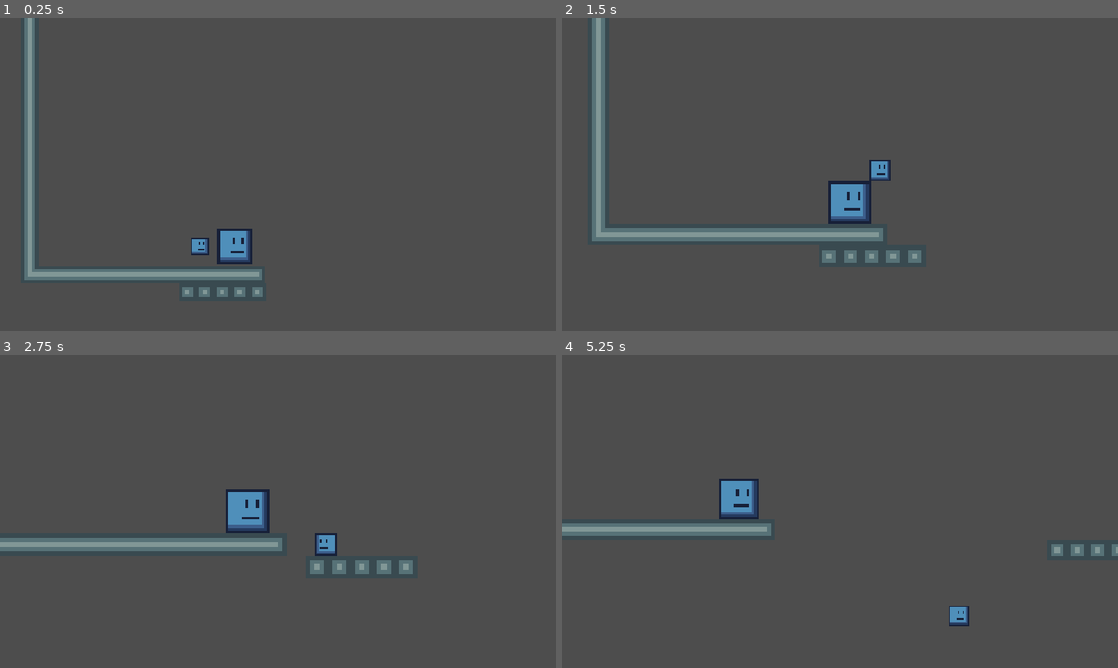
Above: before the commit, frames 1-4 (two rows, left to right).
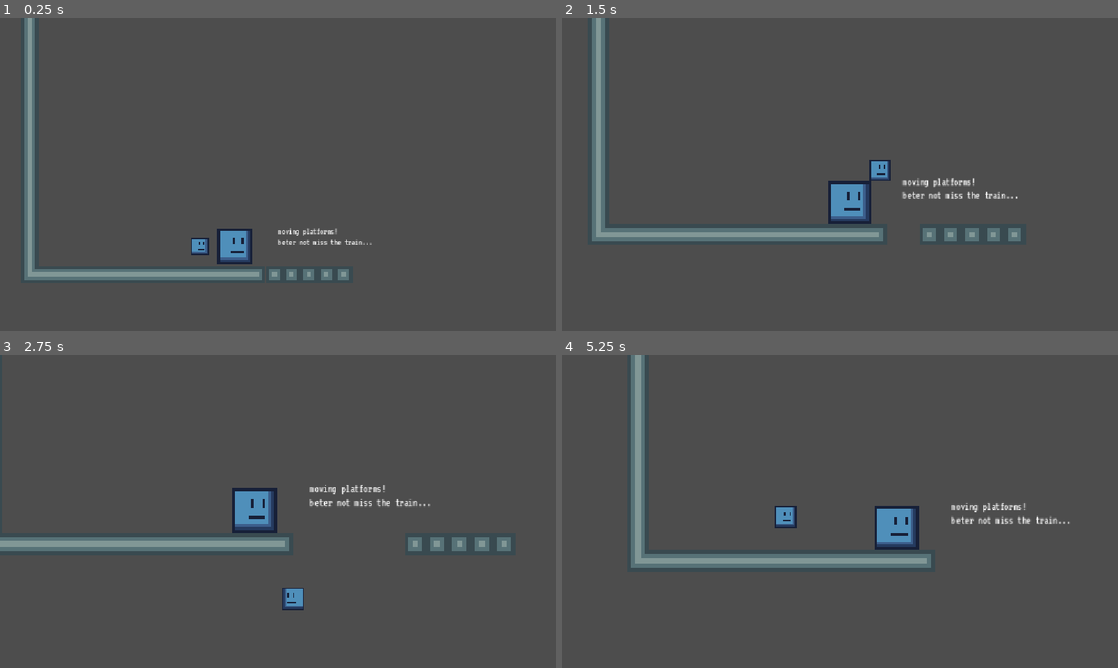
Above: after the commit, the same moments.

Repository: itstntcraft123/small-guy-big-guy
Game: Godot game, scene res://scenes/levels/level18.tscn
Two runs of this game, one before a commit and one after it. Both use one fixed random seed, a clock stepped at 60 frames per second and the inputs below. This scene is started directly instead of the project's main scene.
Inputs (mouse positions are in pixels of both pictures, inside the frame that each line leads up to):
- Up to frame 1 (0.25 s): no input
- Up to frame 2 (1.5 s): tap Enter at 0.5 s; move the mouse to (962, 158) at 0.52 s; hold E (interact) 0.53-1.28 s; hold D (small_right) from 0.53 s (still down); click (962, 158) at 0.67 s; tap W (small_jump) at 0.77 s; move the mouse to (728, 190) at 1.27 s; tap Alt at 1.35 s
- Up to frame 3 (2.75 s): tap W (small_jump) at 1.52 s; move the mouse to (333, 442) at 2.02 s; release D (small_right) at 2.03 s; hold A (small_left) from 2.03 s (still down); tap Shift at 2.1 s
- Up to frame 4 (5.25 s): move the mouse to (812, 574) at 2.77 s; release A (small_left) at 2.78 s; hold D (small_right) 2.78-4.28 s; tap E (interact) at 2.85 s; click (812, 574) at 2.92 s; tap W (small_jump) at 3.02, 3.77, 4.52 s; move the mouse to (1006, 558) at 3.52 s; tap Alt at 3.6 s; move the mouse to (673, 464) at 4.27 s; hold A (small_left) 4.28-5.03 s; tap Shift at 4.35 s; move the mouse to (867, 511) at 5.02 s; hold D (small_right) from 5.03 s (still down); hold E (interact) from 5.03 s (still down); click (867, 511) at 5.17 s

The runs differ from the first frame. In frame 1, 0.9% of the frame differs, in the area x 32-67%, y 67-90%; in frame 2, 1.4%; in frame 3, 3.2%; in frame 4, 8.6%, in the area x 0-100%, y 0-87%.

Commit message:
updated moving platform tutorial (lvl18)

Diff:
--- a/scenes/levels/level18.tscn
+++ b/scenes/levels/level18.tscn
@@ -3,6 +3,7 @@
 [ext_resource type="PackedScene" uid="uid://bwoptb407y16w" path="res://scenes/game.tscn" id="1_5px8r"]
 [ext_resource type="PackedScene" uid="uid://c7we4uuf3g5jb" path="res://scenes/moving_platform.tscn" id="2_uwxly"]
 [ext_resource type="PackedScene" uid="uid://bi0nb5x6oanyb" path="res://scenes/portal.tscn" id="3_6wnbf"]
+[ext_resource type="FontFile" uid="uid://cu481t7pvuwcn" path="res://fonts/VT323.ttf" id="4_hdnc8"]
 
 [node name="Game" unique_id=2126916218 instance=ExtResource("1_5px8r")]
 
@@ -19,26 +20,44 @@
 position = Vector2(1231, 207)
 
 [node name="MovingPlatform" parent="." index="6" unique_id=480596936 instance=ExtResource("2_uwxly")]
-position = Vector2(-240, 272)
-travel = Vector2(1100, 0)
+position = Vector2(-80, 240)
+travel = Vector2(928, 0)
 duration = 10.0
 
 [node name="MovingPlatform2" parent="." index="7" unique_id=417395738 instance=ExtResource("2_uwxly")]
-position = Vector2(-208, 272)
-travel = Vector2(1100, 0)
+position = Vector2(-49, 240)
+travel = Vector2(928, 0)
 duration = 10.0
 
 [node name="MovingPlatform3" parent="." index="8" unique_id=1717888158 instance=ExtResource("2_uwxly")]
-position = Vector2(-176, 272)
-travel = Vector2(1100, 0)
+position = Vector2(-17, 240)
+travel = Vector2(928, 0)
 duration = 10.0
 
 [node name="MovingPlatform4" parent="." index="9" unique_id=43945833 instance=ExtResource("2_uwxly")]
-position = Vector2(-144, 272)
-travel = Vector2(1100, 0)
+position = Vector2(15, 240)
+travel = Vector2(928, 0)
 duration = 10.0
 
 [node name="MovingPlatform5" parent="." index="10" unique_id=1778844565 instance=ExtResource("2_uwxly")]
-position = Vector2(-112, 272)
-travel = Vector2(1100, 0)
+position = Vector2(47, 240)
+travel = Vector2(928, 0)
 duration = 10.0
+
+[node name="Label" type="Label" parent="." index="11" unique_id=2025715443]
+offset_left = -73.0
+offset_top = 153.0
+offset_right = 100.0
+offset_bottom = 190.0
+theme_override_fonts/font = ExtResource("4_hdnc8")
+text = "moving platforms!
+beter not miss the train..."
+
+[node name="Label2" type="Label" parent="." index="12" unique_id=429563279]
+offset_left = 543.0
+offset_top = 153.0
+offset_right = 716.0
+offset_bottom = 190.0
+theme_override_fonts/font = ExtResource("4_hdnc8")
+text = "whoever coded this clearly did not study kinematics
+..."
